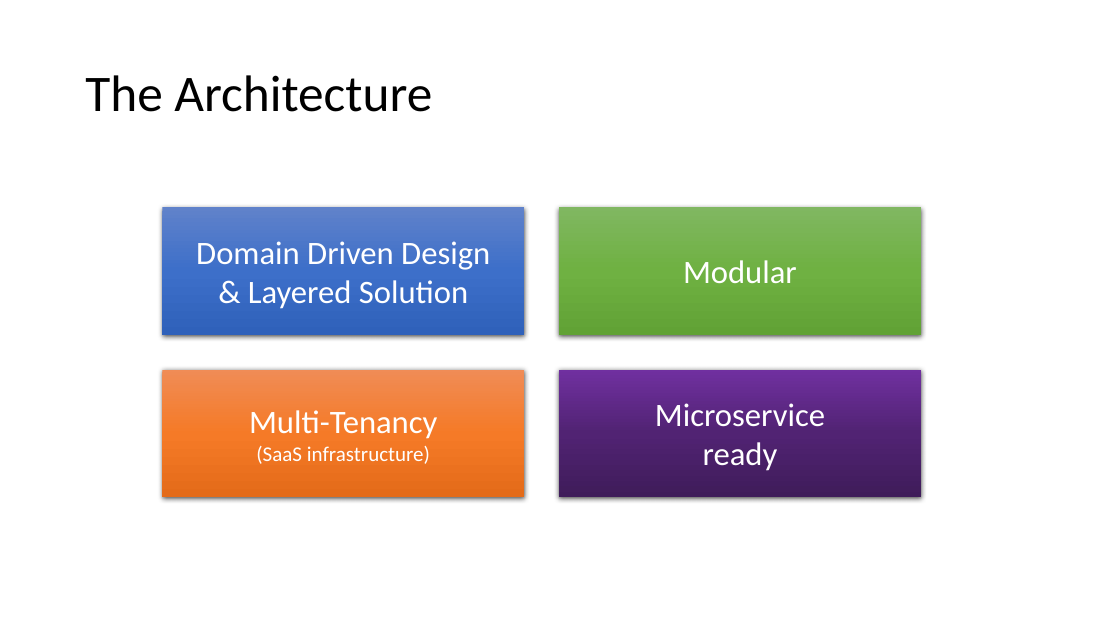
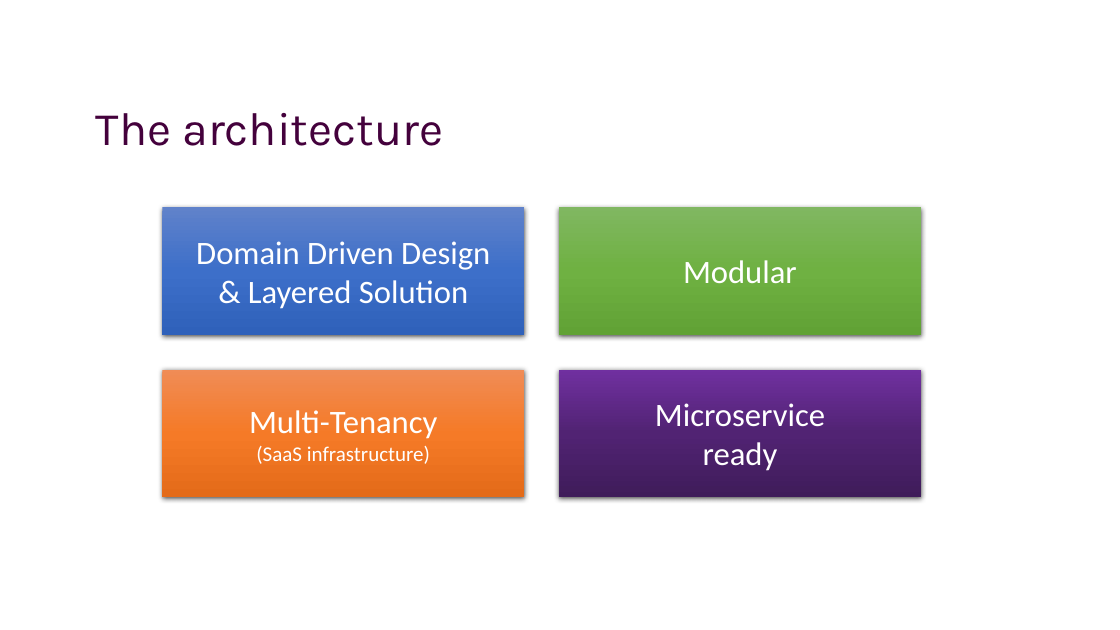
Before and after one commit to hikalkan/presentations, a slide deck: slide 8 of 2022-09-22 Dotnet Community Standup/ABP-Framework.pptx (slide 7 before the commit). Drawn at 1120x630 pixels with LibreOffice and Linux fonts; fonts in the diff are those of the drawing; background and template pictures are left out. Boxes give left, top, right and bottom in pixels: in the first picture for what was removed or moved away, otherwise in the second. Text is boxed around its words. In the diff, an @@ line names an element or a change of style, - is before the commit and + after.

```diff
--- a/2022-09-22 Dotnet Community Standup/ABP-Framework.pptx
+++ b/2022-09-22 Dotnet Community Standup/ABP-Framework.pptx
@@ title at box(96, 113, 443, 146): text changed; size 44 to 40 pt; font Calibri to Karla; text colour #000000 to #44013C @@
-The Architecture
+The architecture
```
Also in this commit, not shown: 6 other slides changed, 19 slides added, 1 slide removed, 2 other files.
